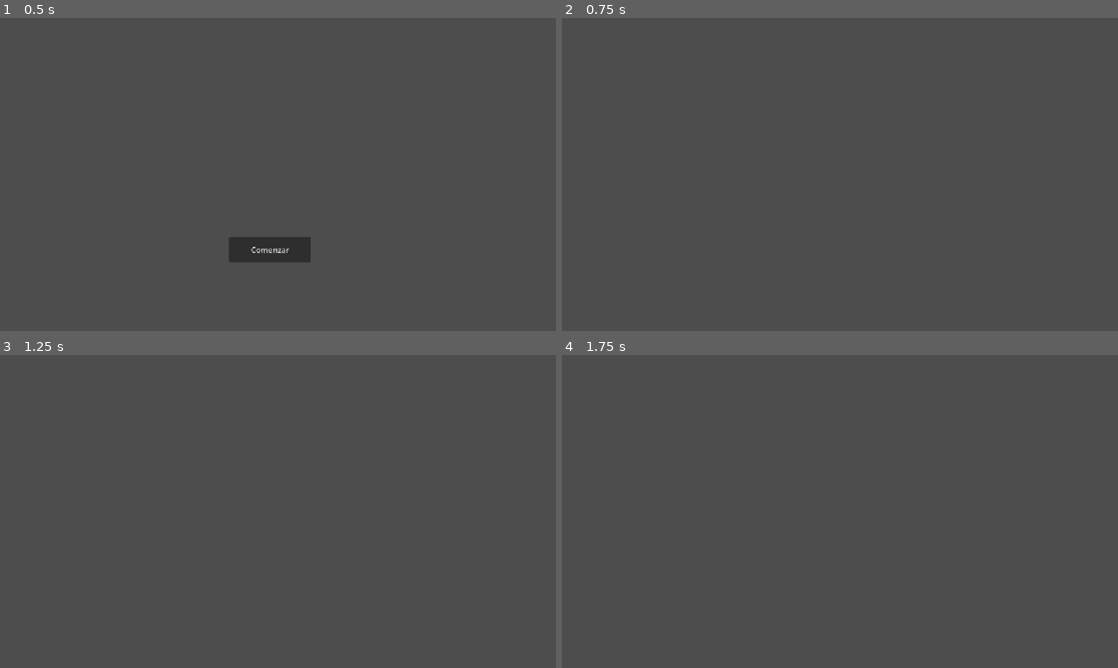
Above: before the commit, frames 1-4 (two rows, left to right).
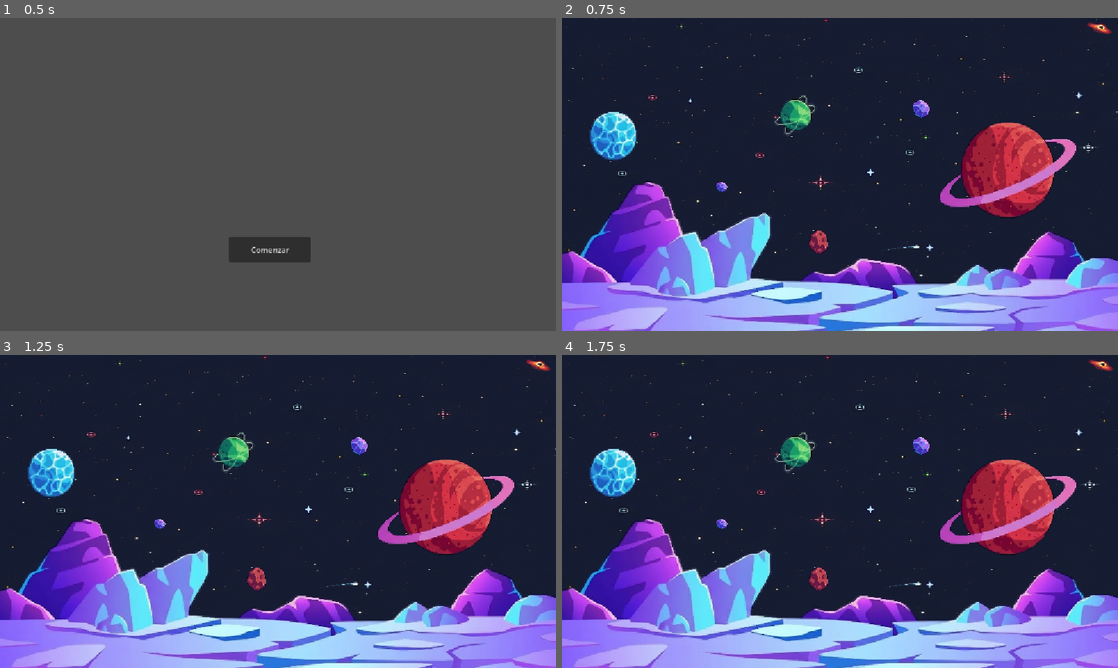
Above: after the commit, the same moments.

Repository: Sergio-Rojas27/GNDU
Game: Godot game, scene res://nucleo4_interfaz/pantalla_titulo.tscn
The game is run twice, just before and just after one commit, with the same random seed, the same clock (stepped at 60 frames per second) and the same inputs.
Inputs:
- Up to frame 1 (0.5 s): no input
- Up to frame 2 (0.75 s): click "Comenzar" at 0.5 s
- Up to frame 3 (1.25 s): no input
- Up to frame 4 (1.75 s): no input

Frame 1 is identical in both runs. In frame 2, 100% of the frame differs, in the area x 0-100%, y 0-100%; in frame 3, 100%; in frame 4, 100%.

Commit message:
Acomodo de las carpetas de los escenarios

Diff:
--- a/nucleo4_interfaz/Escenario_Espacio.tscn
+++ b/nucleo4_interfaz/Escenario_Espacio.tscn
@@ -1,16 +1,16 @@
 [gd_scene format=3 uid="uid://sabreonvl1e4"]
 
-[ext_resource type="Texture2D" path="res://Fondo_Espacio.jpg" id="1_ou7qk"]
-[ext_resource type="Texture2D" path="res://planeta1_Espacio.png" id="2_mjryk"]
-[ext_resource type="Texture2D" path="res://Platena2_Espacio.png" id="3_1drwp"]
-[ext_resource type="Texture2D" path="res://Piso_Espacio.png" id="3_btgda"]
-[ext_resource type="Texture2D" path="res://piedra2_Espacio.png" id="4_1drwp"]
-[ext_resource type="Texture2D" path="res://Planeta3_Espacio.png" id="6_7mve4"]
-[ext_resource type="Texture2D" path="res://piedra1_Espacio.png" id="6_sw0lt"]
-[ext_resource type="Texture2D" path="res://Estrella_Espacio/Estrella4_Espacio.png" id="8_hdg7b"]
-[ext_resource type="Texture2D" path="res://Estrella_Espacio/Estrella3_Espacio.png" id="9_mrs51"]
-[ext_resource type="Texture2D" path="res://Estrella_Espacio/Estrella2_Espacio.png" id="10_q36pn"]
-[ext_resource type="Texture2D" path="res://Estrella_Espacio/Estrella1_Espacio.png" id="11_v87bc"]
+[ext_resource type="Texture2D" uid="uid://d0yl6x4jajj3t" path="res://assets/Escenario_Espacio/Fondo_Espacio.jpg" id="1_sw0lt"]
+[ext_resource type="Texture2D" uid="uid://c3luk7ppxg84e" path="res://assets/Escenario_Espacio/planeta1_Espacio.png" id="2_hdg7b"]
+[ext_resource type="Texture2D" uid="uid://db0muu5ynfccc" path="res://assets/Escenario_Espacio/Platena2_Espacio.png" id="3_mrs51"]
+[ext_resource type="Texture2D" uid="uid://cr84p82fh3gih" path="res://assets/Escenario_Espacio/Piso_Espacio.png" id="4_q36pn"]
+[ext_resource type="Texture2D" uid="uid://dhtmdtcmf51qg" path="res://assets/Escenario_Espacio/piedra2_Espacio.png" id="5_v87bc"]
+[ext_resource type="Texture2D" uid="uid://0d46w8kacre4" path="res://assets/Escenario_Espacio/piedra1_Espacio.png" id="6_ffkqx"]
+[ext_resource type="Texture2D" uid="uid://4s8yn7ov3sqn" path="res://assets/Escenario_Espacio/Planeta3_Espacio.png" id="7_etjug"]
+[ext_resource type="Texture2D" uid="uid://b2udj4ssbyjx" path="res://assets/Escenario_Espacio/Estrella_Espacio/Estrella4_Espacio.png" id="8_xhhrc"]
+[ext_resource type="Texture2D" uid="uid://j7npv71hcass" path="res://assets/Escenario_Espacio/Estrella_Espacio/Estrella3_Espacio.png" id="9_upq8k"]
+[ext_resource type="Texture2D" uid="uid://dpnlaqhruf1tq" path="res://assets/Escenario_Espacio/Estrella_Espacio/Estrella2_Espacio.png" id="10_vscoa"]
+[ext_resource type="Texture2D" uid="uid://d1s5a1b3yxko2" path="res://assets/Escenario_Espacio/Estrella_Espacio/Estrella1_Espacio.png" id="11_d4xav"]
 
 [sub_resource type="RectangleShape2D" id="RectangleShape2D_t0fkw"]
 size = Vector2(1170, 58)
@@ -24,16 +24,16 @@
 }, {
 "frames": [{
 "duration": 1.0,
-"texture": ExtResource("8_hdg7b")
+"texture": ExtResource("8_xhhrc")
 }, {
 "duration": 1.0,
-"texture": ExtResource("9_mrs51")
+"texture": ExtResource("9_upq8k")
 }, {
 "duration": 1.0,
-"texture": ExtResource("10_q36pn")
+"texture": ExtResource("10_vscoa")
 }, {
 "duration": 1.0,
-"texture": ExtResource("11_v87bc")
+"texture": ExtResource("11_d4xav")
 }],
 "loop": 1,
 "name": &"estrella",
@@ -44,7 +44,7 @@
 
 [node name="Parallax2D" type="Parallax2D" parent="." unique_id=395686515]
 repeat_size = Vector2(853, 0)
-autoscroll = Vector2(1, 0)
+autoscroll = Vector2(3, 0)
 
 [node name="ParallaxLayer" type="ParallaxLayer" parent="Parallax2D" unique_id=1633675043]
 motion_scale = Vector2(0.1, 0.1)
@@ -53,24 +53,24 @@
 texture_repeat = 2
 position = Vector2(569, 318)
 scale = Vector2(1.1127273, 0.6872727)
-texture = ExtResource("1_ou7qk")
+texture = ExtResource("1_sw0lt")
 
 [node name="Sprite2D" type="Sprite2D" parent="." unique_id=252502035]
 position = Vector2(925, 313)
 scale = Vector2(0.69218326, 0.70289457)
-texture = ExtResource("2_mjryk")
+texture = ExtResource("2_hdg7b")
 
 [node name="Sprite2D3" type="Sprite2D" parent="." unique_id=346721715]
 position = Vector2(104, 243.99997)
 scale = Vector2(1.0934579, 1.1260777)
-texture = ExtResource("3_1drwp")
+texture = ExtResource("3_mrs51")
 
 [node name="StaticBody2D" type="StaticBody2D" parent="." unique_id=1278477132]
 
 [node name="Sprite2D" type="Sprite2D" parent="StaticBody2D" unique_id=1222731288]
 position = Vector2(575.00006, 497.625)
 scale = Vector2(1.1513672, 1.0150001)
-texture = ExtResource("3_btgda")
+texture = ExtResource("4_q36pn")
 
 [node name="CollisionShape2D" type="CollisionShape2D" parent="StaticBody2D" unique_id=1552286168]
 position = Vector2(584, 651)
@@ -79,22 +79,22 @@
 [node name="Sprite2D2" type="Sprite2D" parent="." unique_id=248481240]
 position = Vector2(531, 464)
 scale = Vector2(0.4246033, 0.5019999)
-texture = ExtResource("4_1drwp")
+texture = ExtResource("5_v87bc")
 
 [node name="Sprite2D2" type="Sprite2D" parent="Sprite2D2" unique_id=654702164]
 position = Vector2(506.35498, -545.81683)
 scale = Vector2(1.0434109, 0.90538883)
-texture = ExtResource("6_sw0lt")
+texture = ExtResource("6_ffkqx")
 
 [node name="Sprite2D2" type="Sprite2D" parent="Sprite2D2/Sprite2D2" unique_id=1394930914]
 position = Vector2(-933.75037, 353.1468)
 scale = Vector2(0.6882284, 0.549782)
-texture = ExtResource("6_sw0lt")
+texture = ExtResource("6_ffkqx")
 
 [node name="Sprite2D4" type="Sprite2D" parent="." unique_id=490522664]
 position = Vector2(479, 198)
 scale = Vector2(1.2049999, 1.2147062)
-texture = ExtResource("6_7mve4")
+texture = ExtResource("7_etjug")
 
 [node name="AnimatedSprite2D" type="AnimatedSprite2D" parent="." unique_id=861426765]
 position = Vector2(266, 172)
